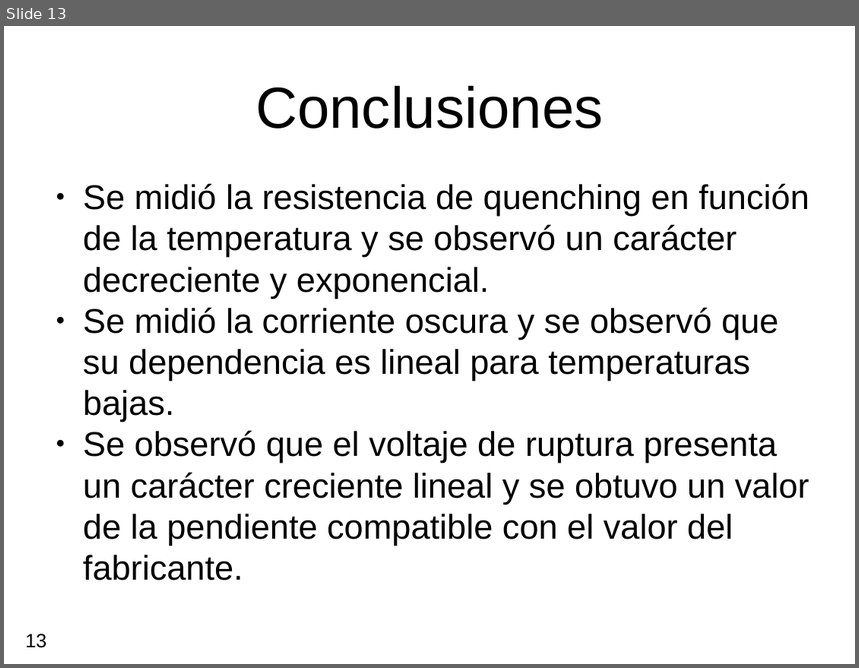
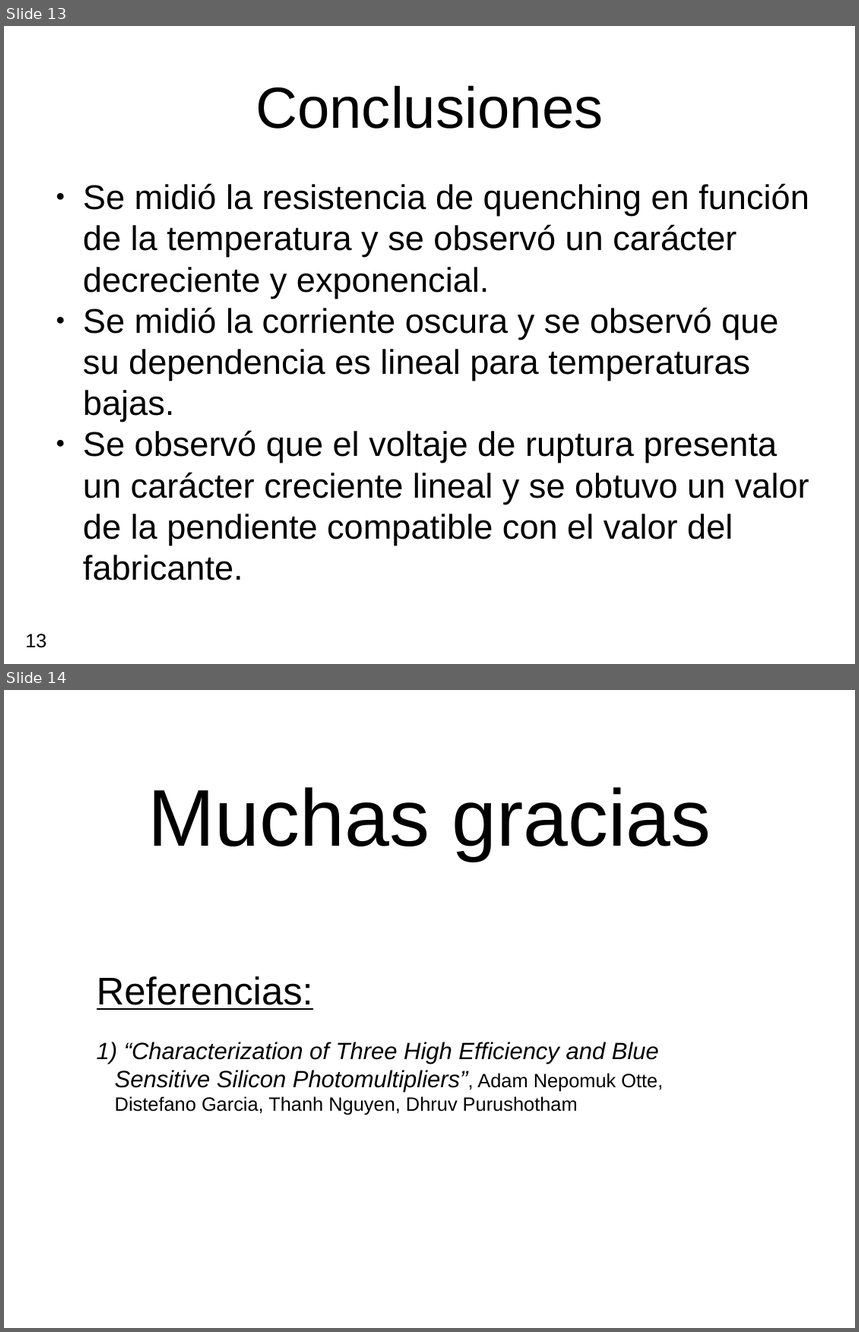
Before and after one commit to labosat/Labo-7, a slide deck: Charla Avance Labo7.odp. Shown one above the other, each under a label of ours: slide 13 before the commit, slides 13 and 14 after it. The pictures are 859x668 and 859x1332 pixels, drawn with LibreOffice and Linux fonts; fonts in the diff are those of the drawing. Boxes give left, top, right and bottom in pixels: in the first picture for what was removed or moved away, otherwise in the second. Text is boxed around its words. In the diff, an @@ line names an element or a change of style, - is before the commit and + after.

```diff
--- a/Charla Avance Labo7.odp
+++ b/Charla Avance Labo7.odp
@@ slide 14 added at (4,690,855,1328), background #FFFFFF @@
@@ text added at (148,787,711,861), 75 pt, text #000000 @@
+Muchas gracias
@@ text added at (97,977,663,1116), 22 pt, text #000000, italic @@
+Referencias:
+1) “Characterization of Three High Efficiency and Blue Sensitive Silicon Photomultipliers”, Adam Nepomuk Otte, Distefano Garcia, Thanh Nguyen, Dhruv Purushotham
```
Also in this commit, not shown: 2 slides changed, 1 slide removed.
